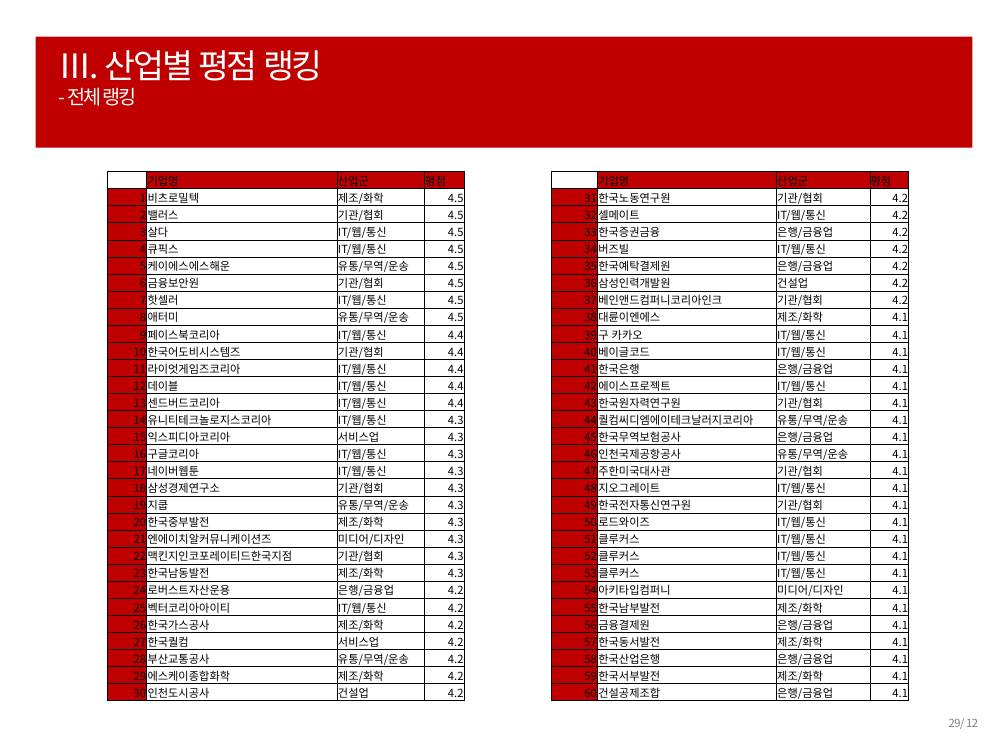
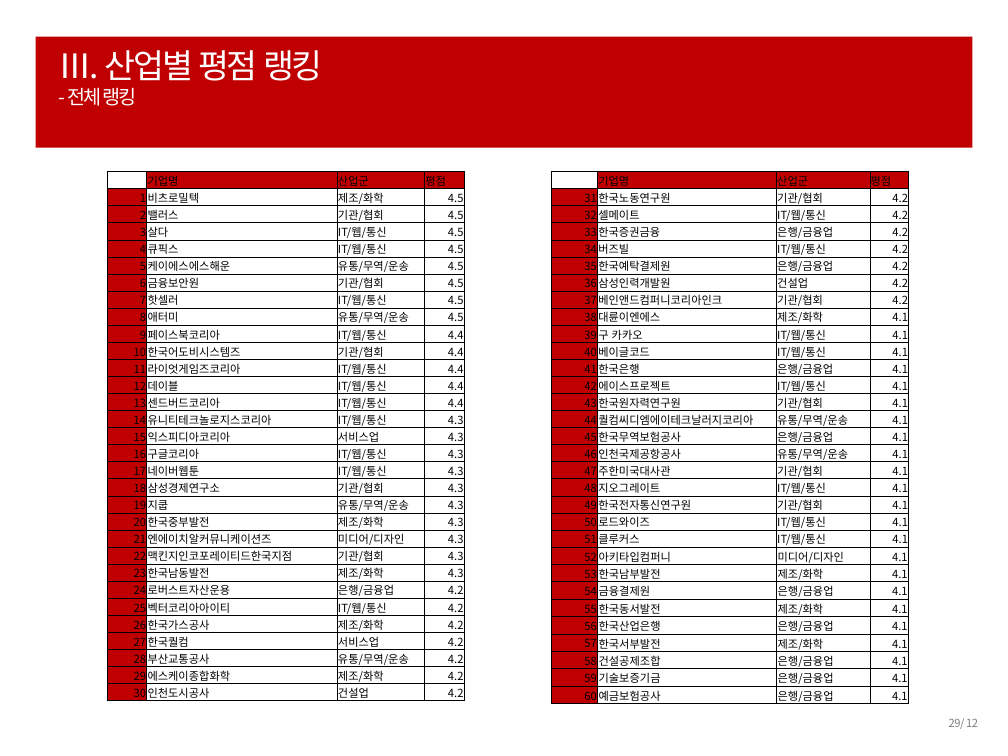
Before and after one commit to ParkHwan/R-studio, a slide deck: slide 29 of project/발표용(이경재) ppt.pptx. Drawn at 1008x756 pixels with LibreOffice and Linux fonts; fonts in the diff are those of the drawing. Boxes give left, top, right and bottom in pixels: in the first picture for what was removed or moved away, otherwise in the second. Text is boxed around its words. In the diff, an @@ line names an element or a change of style, - is before the commit and + after.

Commit message:
0414

```diff
--- a/project/발표용(이경재) ppt.pptx
+++ b/project/발표용(이경재) ppt.pptx
@@ table at bbox=[551, 171, 910, 706] @@
-row 23, column 2: 클루커스
+row 23, column 2: 아키타입컴퍼니
-row 23, column 3: IT/웹/통신
+row 23, column 3: 미디어/디자인
-row 24, column 2: 클루커스
+row 24, column 2: 한국남부발전
-row 24, column 3: IT/웹/통신
+row 24, column 3: 제조/화학
-row 25, column 2: 아키타입컴퍼니
+row 25, column 2: 금융결제원
-row 25, column 3: 미디어/디자인
+row 25, column 3: 은행/금융업
-row 26, column 2: 한국남부발전
+row 26, column 2: 한국동서발전
-row 27, column 2: 금융결제원
+row 27, column 2: 한국산업은행
-row 28, column 2: 한국동서발전
+row 28, column 2: 한국서부발전
-row 29, column 2: 한국산업은행
+row 29, column 2: 건설공제조합
-row 30, column 2: 한국서부발전
+row 30, column 2: 기술보증기금
-row 30, column 3: 제조/화학
+row 30, column 3: 은행/금융업
-row 31, column 2: 건설공제조합
+row 31, column 2: 예금보험공사
```
Also in this commit, not shown: 13 other slides changed.
